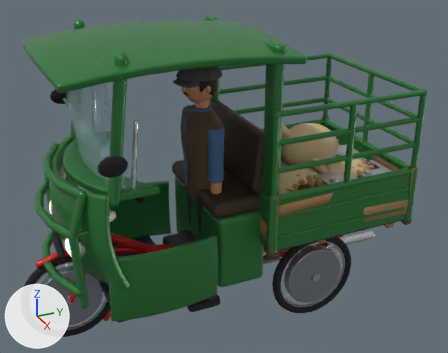
Renders of the glTF model model/arac/ucteker.glb from each side of a commit.
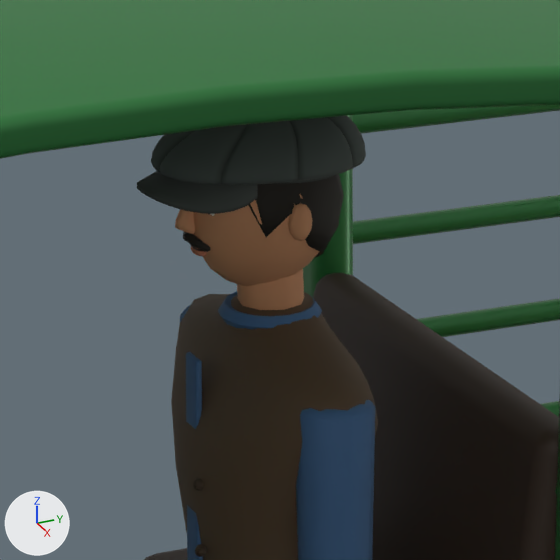
The first picture shows the older version from a 50 mm camera at (3.56, -1.45, 2.75) aimed at (0.04, 0.13, 1.0). The close-ups show the older and then the newer version on the part from 32% to 59% of the width and 12% to 46% of the height of that picture. Only the edits that show in the close-ups are written down. The lights are fixed; the arrows at lower left show +X, +Y and +Z. Where no turn or scale is listed for an object, it has been applied to the vertices. Vertices at exactly the same position are counted once.

Objects in the first close-up: 'kabin', 'kabin_oturak', 'kafes', 'oyuncu__ag_govde', 'oyuncu__ag_kasket' and 1 more.
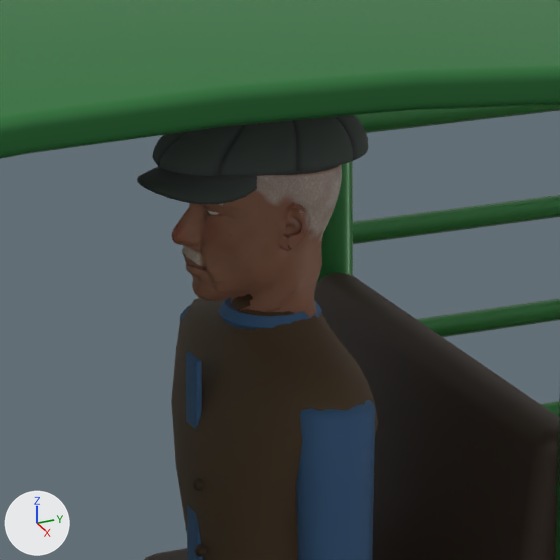
Location of each change, (x1, y1, x2, y2) in pixels of the close-ups (560 x 560 px; the box of a moved part takes in the faces that stretch with it):
'oyuncu__ag_govde', reshaped: before (171, 174, 378, 560); after (171, 211, 378, 560)
'oyuncu__ag_yuz', added (brown): after (172, 165, 342, 318)
'oyuncu__ag_kasket', rescaled (9% shorter): before (137, 116, 366, 214); after (137, 115, 369, 204)
part 1 of me_oyuncu__ag_govde, deleted (brown): before (175, 203, 313, 310)
part 2 of me_oyuncu__ag_govde, moved or reshaped (mostly hidden afterwards): before (191, 174, 344, 286); after (208, 211, 219, 215)

The edits, one by one:
Picture 'oyun_kafa_normal' (img_oyun_kafa_normal) is new.
Picture 'oyun_kafa_renk' (img_oyun_kafa_renk) is new.
Material 'oyun_yuz' (mat_oyun_yuz) is new.
Uses the picture img_oyun_kafa_normal.
Uses the picture img_oyun_kafa_renk.
me_oyuncu__ag_govde is used by ob_oyuncu__ag_govde; location (0.0, 0.0, 0.0).
me_oyuncu__ag_govde had 2703 vertices, 5208 faces and spanned x -0.27..0.27, y -0.18..0.12, z 0.01..1.76.
me_oyuncu__ag_govde now has 3676 vertices, 7236 faces and spans x -0.27..0.27, y -0.18..0.12, z 0.01..1.66.
me_oyuncu__ag_govde part 1: 10 loose pieces with 324 vertices, spanning x -0.11..0.11, y -0.14..0.05, z 1.41..1.68, are deleted.
me_oyuncu__ag_govde part 2: 59 vertices moved from x -0.05..0.05, y -0.11..-0.09, z 1.58..1.67 to x -0.05..0.05, y -0.12..-0.09, z 1.57..1.66; 470 vertices removed from x -0.1..0.1, y -0.12..0.1, z 1.52..1.76; 967 vertices added at x -0.05..0.05, y -0.12..-0.08, z 1.56..1.66.
Other edits to the shape of me_oyuncu__ag_govde do not show in these pictures.
me_oyuncu__ag_kasket is used by ob_oyuncu__ag_kasket; location (0.0, 0.0, 0.0).
me_oyuncu__ag_kasket had 1600 vertices, 3048 faces and spanned x -0.131..0.131, y -0.188..0.13, z 1.662..1.79.
me_oyuncu__ag_kasket now has 1600 vertices, 3048 faces and spans x -0.118..0.118, y -0.188..0.136, z 1.672..1.794.
me_oyuncu__ag_kasket part 3: the whole mesh is scaled about its middle by (0.896, 1.02, 0.952), then moved by (0.0, 0.003, 0.007).
Mesh me_oyuncu__ag_yuz is new.
It has 4471 vertices, 8807 faces and spans x -0.096..0.096, y -0.146..0.1, z 1.459..1.777.
It uses material mat_oyun_yuz.
Object 'oyuncu__ag_yuz' (ob_oyuncu__ag_yuz) is new; it shows me_oyuncu__ag_yuz.
Its location is (0.0, 0.0, 0.0).
